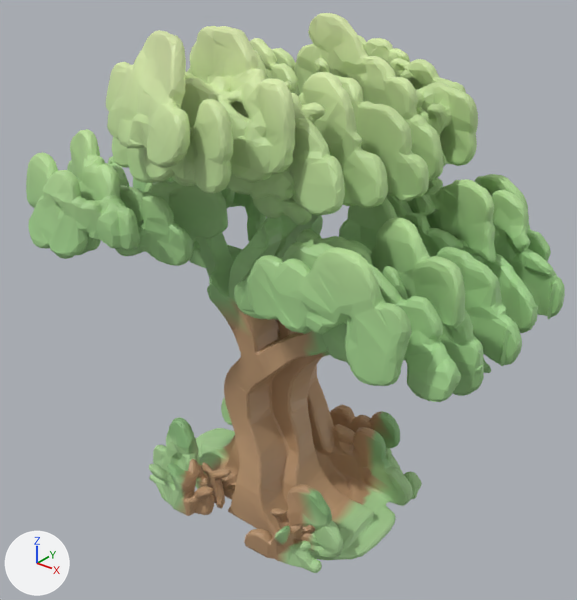
The glTF model models/tree.glb, before and after one commit.
Camera for both pictures: a camera (50 mm lens) standing at (1.73, -2.13, 2.26) and looking at (0.02, 0.0, 0.94). Every picture has the same lights, and +X, +Y and +Z are marked at lower left. The older version comes first.

The first picture shows 'geometry_0'.
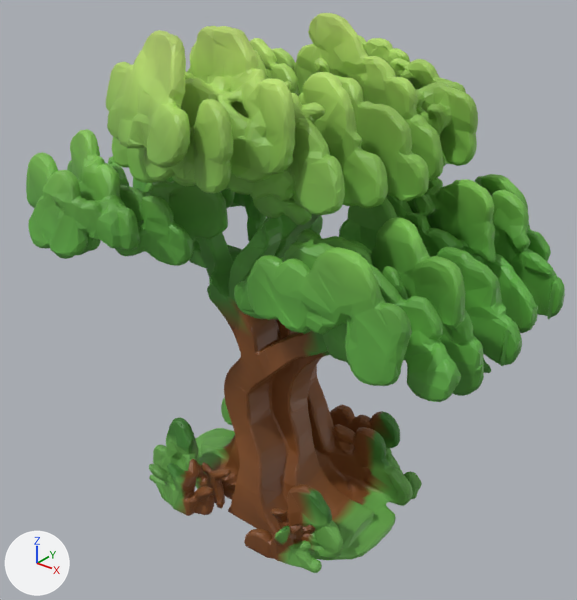
Pixel boxes [x1, y1, x2, y2] of what changed, in the pictures (577 x 600 px):
part 1 of me_geometry_0, recoloured (darker): [26, 13, 565, 573] in both

Diff of the bpy script that builds the scene:
```diff
--- a/models/tree.glb.py
+++ b/models/tree.glb.py
@@ me_geometry_0 @@
 me_geometry_0.from_pydata(...)  # 30385 vertices, 61014 faces; spans x -0.98..0.98, y -0.66..0.66, z 0.0..1.96
 # used by ob_geometry_0; location = (0.0, 0.0, 0.0)
+# me_geometry_0 part 1: 61014 faces centred in x -0.98..0.97, y -0.66..0.66, z 0.0..1.96 are repainted in the vertex colours; the middle colour goes from green #afd590 to green #6daa45
 me_geometry_0.materials.append(mat_defaultmaterial)
```
